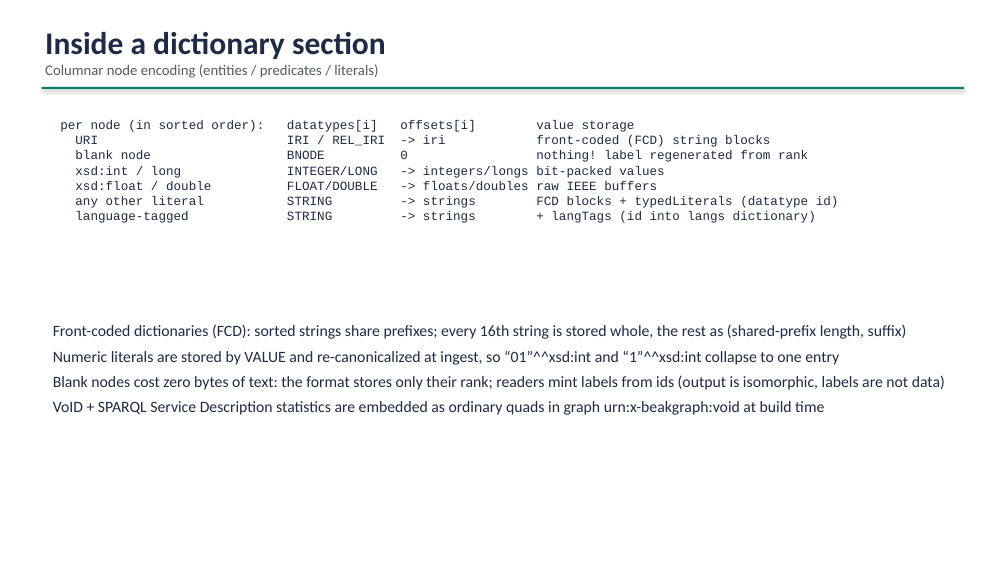
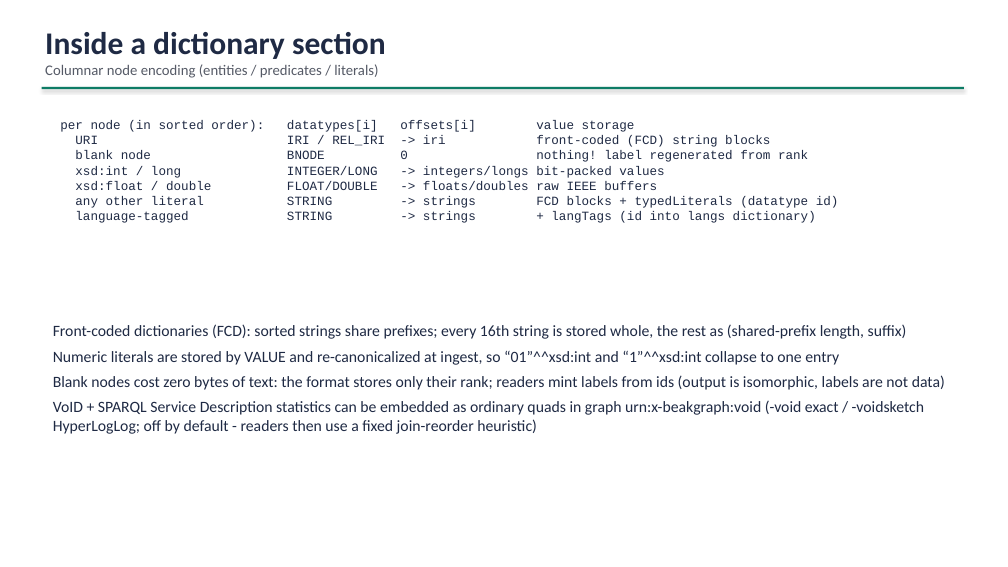
Before and after one commit to ebremer/BeakGraph, a slide deck: slide 5 of docs/BeakGraph-HDF5-Architecture.pptx. Drawn at 1008x567 pixels with LibreOffice and Linux fonts; fonts in the diff are those of the drawing. Boxes give left, top, right and bottom in pixels: in the first picture for what was removed or moved away, otherwise in the second. Text is boxed around its words. In the diff, an @@ line names an element or a change of style, - is before the commit and + after.

```diff
--- a/docs/BeakGraph-HDF5-Architecture.pptx
+++ b/docs/BeakGraph-HDF5-Architecture.pptx
@@ text at bbox=[53, 400, 924, 434]: text changed @@
-VoID + SPARQL Service Description statistics are embedded as ordinary quads in graph urn:x-beakgraph:void at build time
+VoID + SPARQL Service Description statistics can be embedded as ordinary quads in graph urn:x-beakgraph:void (-void exact / -voidsketch HyperLogLog; off by default - readers then use a fixed join-reorder heuristic)
```
Also in this commit, not shown: 33 other files.
